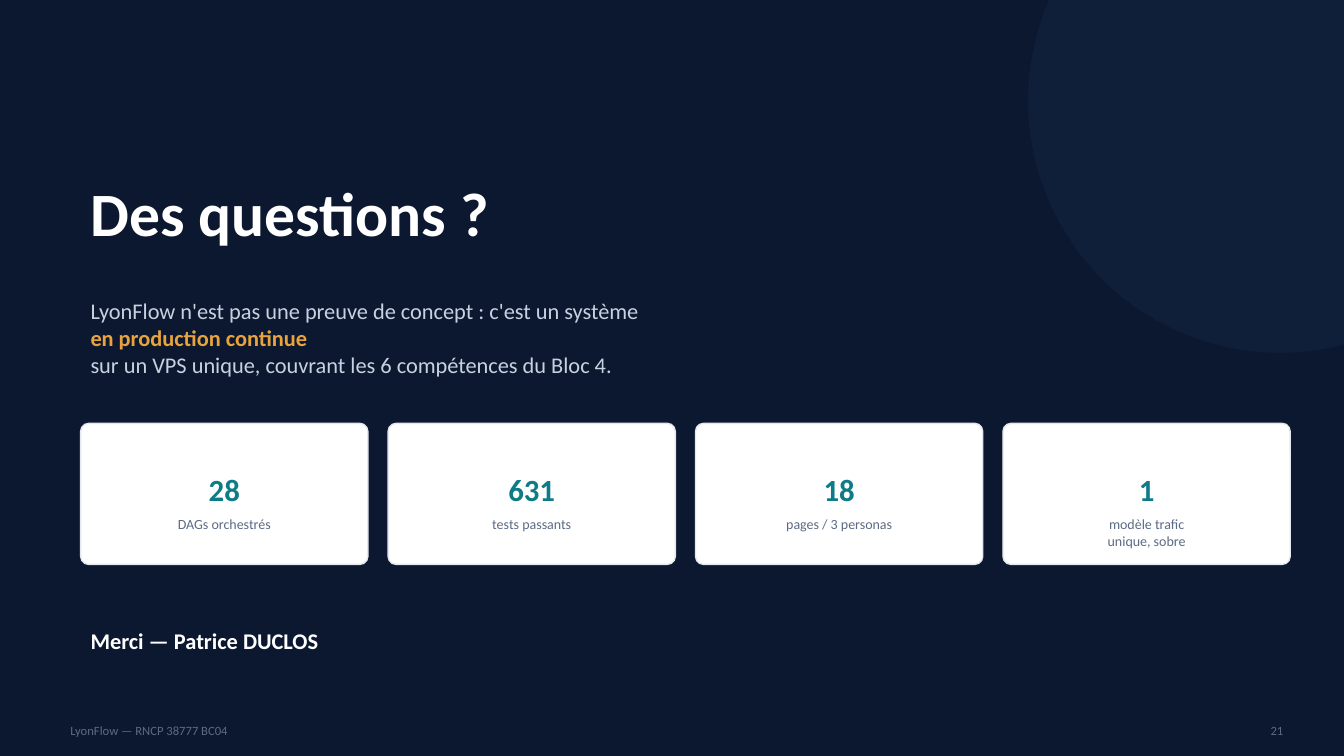
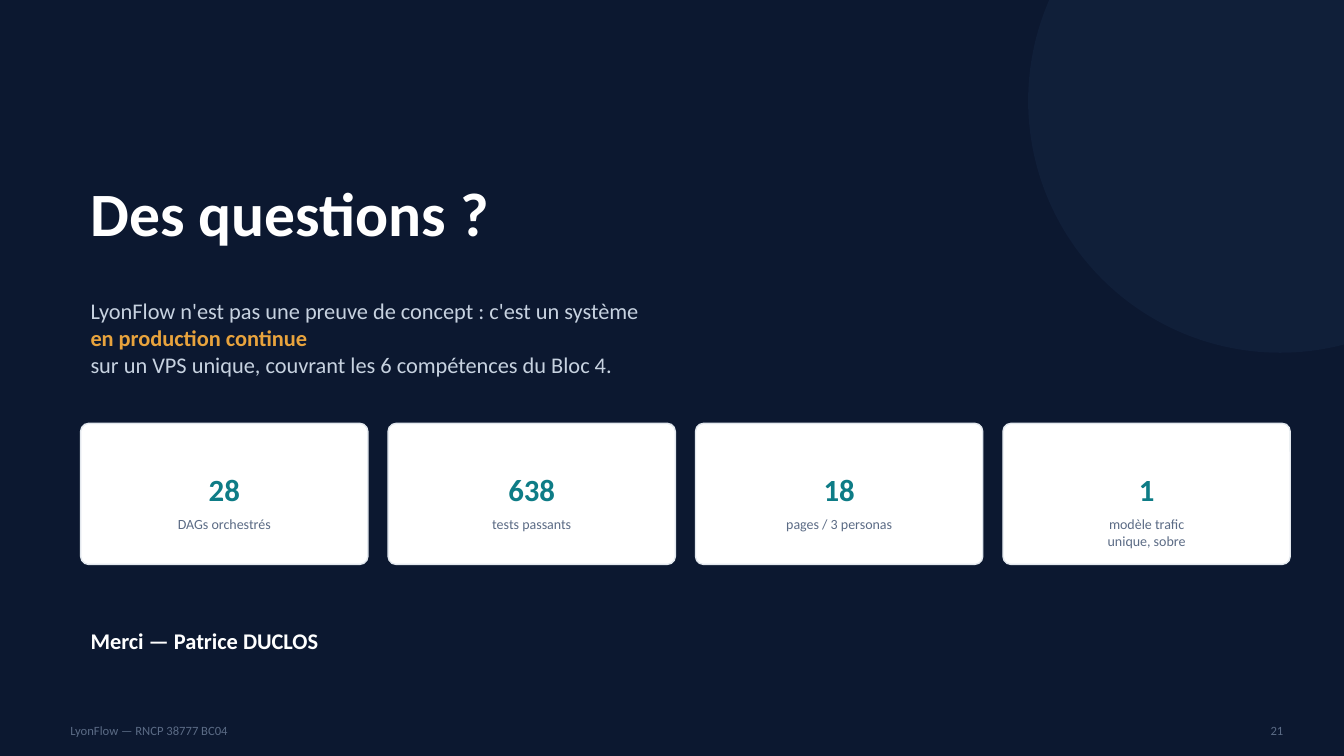
Before and after one commit to PDUCLOS/lyonflowfull, a slide deck: slide 21 of présentation/LyonFlow_Bloc4_Soutenance_v2.pptx. Drawn at 1344x756 pixels with LibreOffice and Linux fonts; fonts in the diff are those of the drawing. Boxes give left, top, right and bottom in pixels: in the first picture for what was removed or moved away, otherwise in the second. Text is boxed around its words. In the diff, an @@ line names an element or a change of style, - is before the commit and + after.

```diff
--- a/présentation/LyonFlow_Bloc4_Soutenance_v2.pptx
+++ b/présentation/LyonFlow_Bloc4_Soutenance_v2.pptx
@@ text at [508, 479, 555, 502]: text changed @@
-631
+638
```
Also in this commit, not shown: 2 other slides changed, 6 other files.
